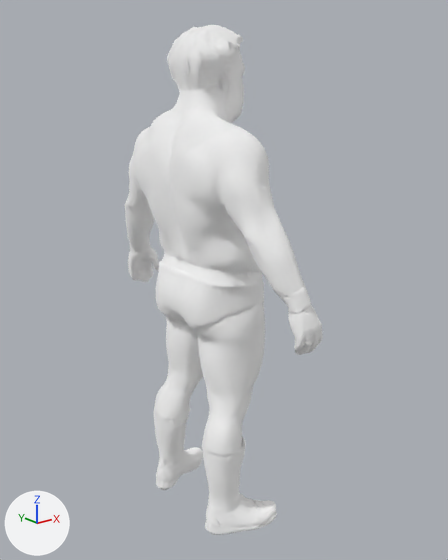
An edit to the glTF model assets/models/CODY_gear_skinned.glb, drawn before and after from the same camera.
Both versions are drawn from a camera (50 mm lens) standing at (-0.73, -0.943, 0.382) and looking at (0.017, -0.009, 0.008). Every picture has the same lights, and +X, +Y and +Z are marked at lower left. The older version comes first.

In view in the first picture: 'body'.
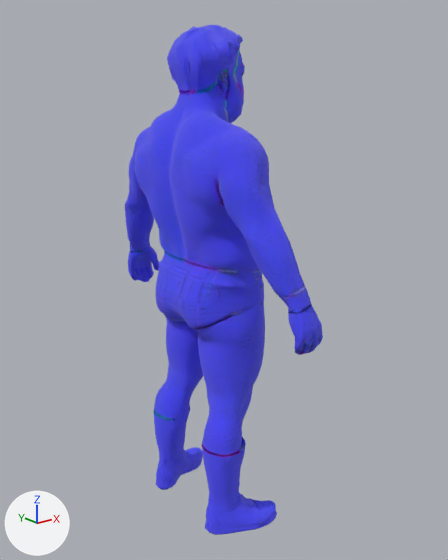
Location of each change, [x1, y1, x2, y2] in pixels of the pictures (448 x 560 px):
'body', surface changed, recoloured (white to blue)
    both: [125, 25, 323, 535]

What changed in the scene script:
```text
Change img_image_0:
    img_image_0: load_image('Image_0', '_unpacked/Image_0', 1024, 1024, 'Non-Color') -> load_image('Image_0', '_unpacked/Image_0', 1024, 1024, 'sRGB')
Change mat_tripo_mat_d82d220f_0bca_420e_acd2_b11a50a30bc9:
    where n0 = _N.new('ShaderNodeBsdfPrincipled'); n0.name = 'Principled BSDF'
    remove n0.inputs[0].default_value = (1.0, 1.0, 1.0, 1.0)  # 'Base Color', white #ffffff
    remove n2 = _N.new('ShaderNodeNormalMap'); n2.name = 'Normal Map'
    remove n2.uv_map = 'UVMap'
    where n3 = _N.new('ShaderNodeTexImage'); n3.name = 'Image Texture'
    remove _L.new(n2.outputs[0], n0.inputs[5])  # 'Normal' to 'Normal'
    remove _L.new(n3.outputs[0], n2.inputs[1])  # 'Color' to 'Color'
    add _L.new(n3.outputs[0], n0.inputs[0])  # 'Color' to 'Base Color'
```
